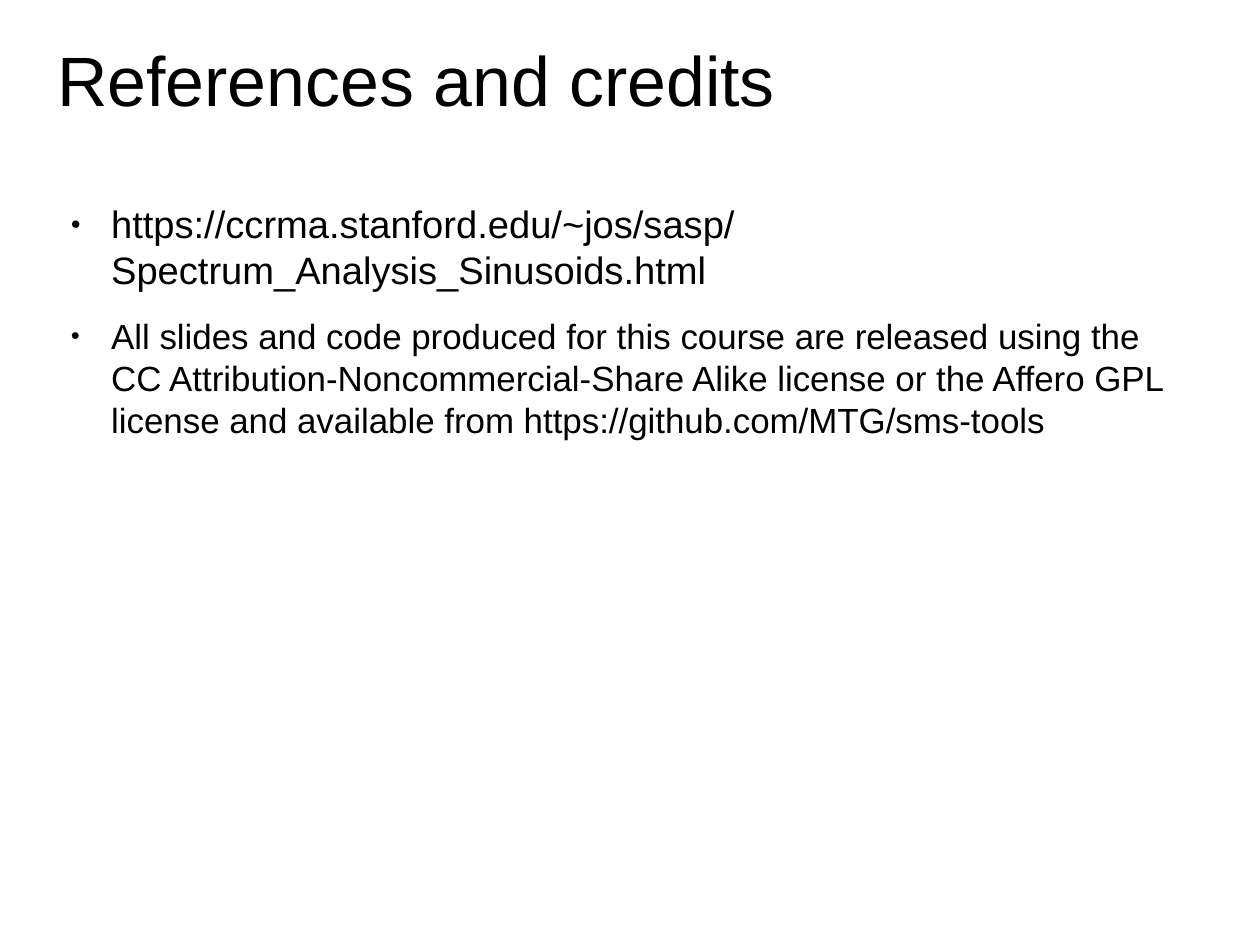
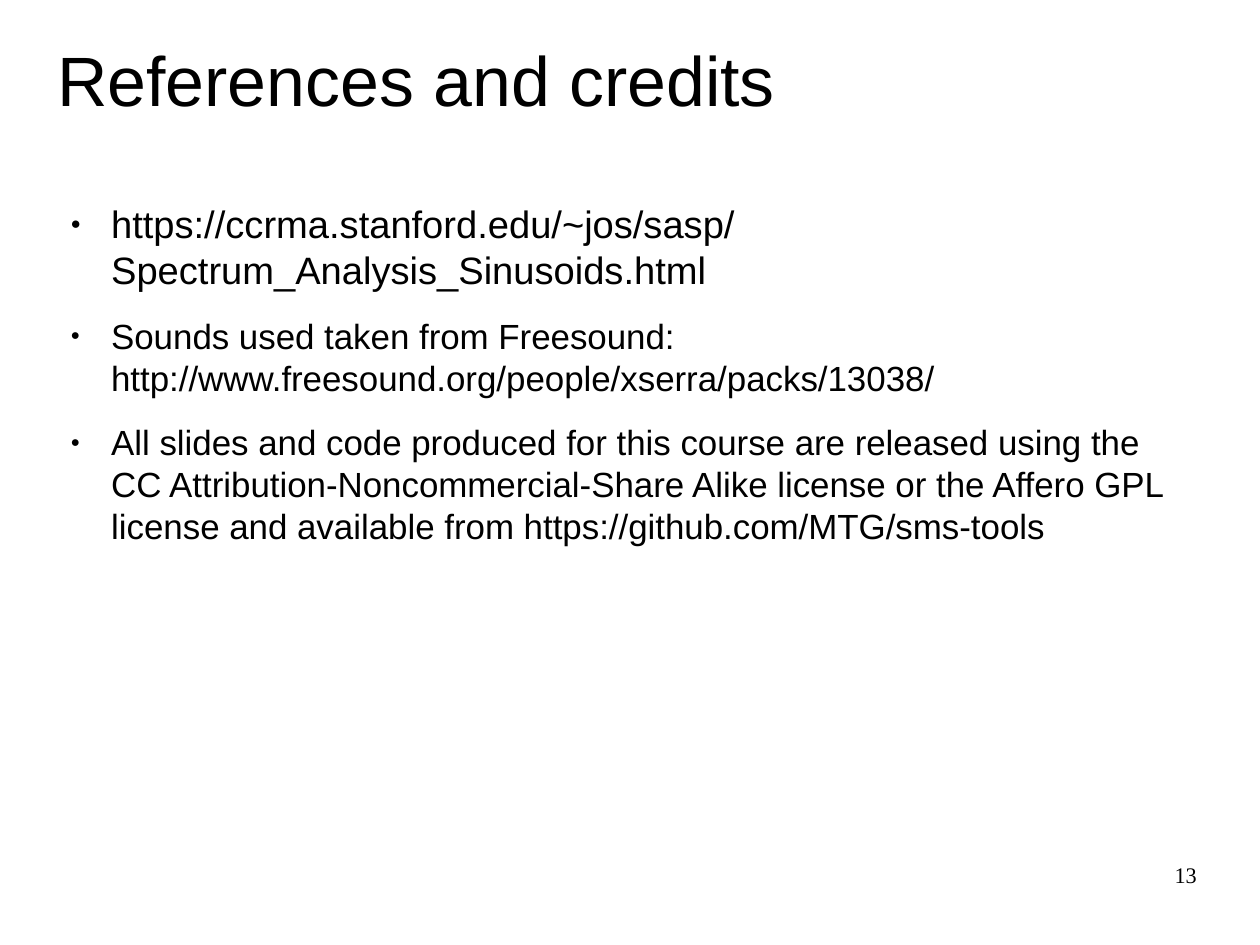
Before and after one commit to MTG/sms-tools, a slide deck: slide 13 of lectures/7-Sinusoidal-plus-residual-model/Sinusoidal-plus-residual-model.odp (slide 11 before the commit). Drawn at 1260x945 pixels with LibreOffice and Linux fonts; fonts in the diff are those of the drawing. Boxes give left, top, right and bottom in pixels: in the first picture for what was removed or moved away, otherwise in the second. Text is boxed around its words. In the diff, an @@ line names an element or a change of style, - is before the commit and + after.

```diff
--- a/lectures/7-Sinusoidal-plus-residual-model/Sinusoidal-plus-residual-model.odp
+++ b/lectures/7-Sinusoidal-plus-residual-model/Sinusoidal-plus-residual-model.odp
@@ text at <box>111,323,934,398</box>: paragraph added @@
+● Sounds used taken from Freesound: http://www.freesound.org/people/xserra/packs/13038/
@@ page number added at <box>1175,868,1197,884</box>, 14 pt, text #000000 @@
+13
```
Also in this commit, not shown: 7 other slides changed, 5 slides added, 2 slides removed, 31 other files.
